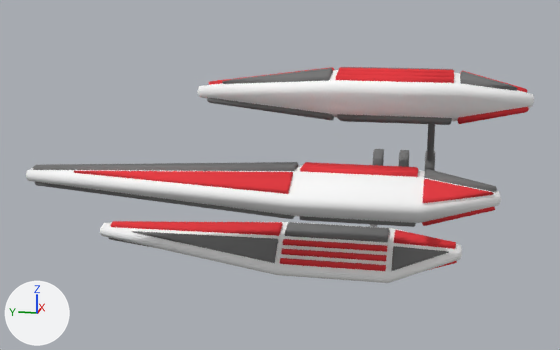
What one commit did to the Blender file work/claw.blend.
Camera for both pictures: a 50 mm camera at (-6.08, -0.21, 1.34) aimed at (-0.71, 0.86, 0.0). The lights are fixed; the arrows at lower left show +X, +Y and +Z. The same objects are shown in both versions, whatever each file hides.

Objects in the first picture: 'Wings-4', 'Wings-4-Color', 'Wings-4-Dark'.
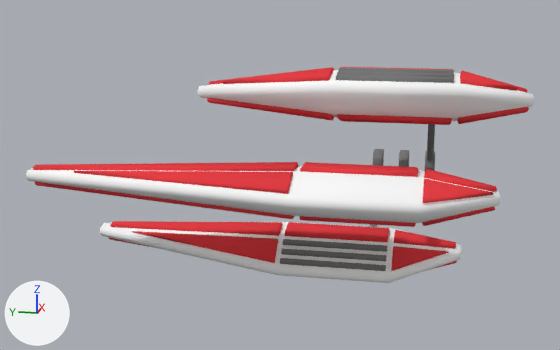
Where the change shows, as pixel boxes [x1, y1, x2, y2] in the pictures (560 x 350 px):
```json
{"part": 1, "of": "me_cube_032", "change": "added", "after": [460, 71, 517, 91], "on screen": "red"}
{"part": 2, "of": "me_cube_032", "change": "added", "after": [391, 246, 449, 271], "on screen": "red"}
{"part": 3, "of": "me_cube_032", "change": "deleted", "before": [338, 67, 454, 74], "on screen": "red"}
{"part": 4, "of": "me_cube_032", "change": "deleted", "before": [337, 71, 454, 78], "on screen": "red"}
{"part": 5, "of": "me_cube_032", "change": "deleted", "before": [336, 75, 454, 83], "on screen": "red"}
{"part": 6, "of": "me_cube_032", "change": "deleted", "before": [281, 248, 387, 261], "on screen": "red"}
{"part": 7, "of": "me_cube_032", "change": "deleted", "before": [280, 258, 386, 271], "on screen": "red"}
{"part": 8, "of": "me_cube_032", "change": "built on", "before": [283, 239, 387, 252], "after": [33, 67, 497, 263]}
{"part": 9, "of": "me_cube_009", "change": "deleted", "before": [33, 67, 517, 271]}
{"part": 10, "of": "me_cube_009", "change": "built on", "before": [132, 222, 389, 263], "after": [280, 67, 454, 271]}
```

The change, as JSON lines over the scene's bpy script:
```json
{"block": "me_cube_032", "where": "# used by ob_wings_4_color; location = (0.0, 0.0, 0.0)"}
{"op": "remove", "block": "me_cube_032", "code": "me_cube_032.from_pydata(...)  # 186 vertices, 140 faces; spans x -1.41..-0.46, y -0.83..2.27, z -0.78..0.8"}
{"op": "add", "block": "me_cube_032", "code": "me_cube_032.from_pydata(...)  # 270 vertices, 204 faces; spans x -1.41..-0.46, y -0.83..2.61, z -0.78..0.8"}
{"block": "me_cube_032", "change": "me_cube_032 part 1: the loose piece of 9 vertices spanning x -1.41..-1.11, y -0.61..-0.17, z 0.04..0.15 is copied, and the copy is turned 16.1 degrees about the y axis through its middle and scaled by 0.842, then moved by (0.39, -0.17, 0.65); it spans x -1.0..-0.76, y -0.75..-0.37, z 0.66..0.79"}
{"block": "me_cube_032", "change": "me_cube_032 part 2: the loose piece of 9 vertices spanning x -1.41..-1.11, y -0.61..-0.17, z 0.04..0.15 is copied, and the copy is turned -17.5 degrees about the y axis through its middle and scaled by 0.899, then moved by (0.51, 0.22, -0.63); it spans x -0.86..-0.6, y -0.37..0.03, z -0.63..-0.48"}
{"block": "me_cube_032", "change": "me_cube_032 part 3: the loose piece of 12 vertices spanning x -0.87..-0.83, y -0.33..0.43, z 0.76..0.8 is deleted"}
{"block": "me_cube_032", "change": "me_cube_032 part 4: the loose piece of 12 vertices spanning x -0.94..-0.9, y -0.33..0.43, z 0.75..0.78 is deleted"}
{"block": "me_cube_032", "change": "me_cube_032 part 5: the loose piece of 12 vertices spanning x -1.02..-0.97, y -0.33..0.43, z 0.73..0.77 is deleted"}
{"block": "me_cube_032", "change": "me_cube_032 part 6: the loose piece of 12 vertices spanning x -0.82..-0.78, y 0.07..0.83, z -0.57..-0.53 is deleted"}
{"block": "me_cube_032", "change": "me_cube_032 part 7: the loose piece of 12 vertices spanning x -0.87..-0.83, y 0.07..0.83, z -0.63..-0.58 is deleted"}
{"block": "me_cube_032", "change": "me_cube_032 part 8: 12 vertices removed from x -0.77..-0.73, y 0.07..0.83, z -0.52..-0.47; 138 vertices added at x -1.2..-0.46, y -0.63..2.61, z -0.78..0.8"}
{"block": "me_cube_009", "where": "# used by ob_wings_4_dark; location = (0.0, 0.0, 0.0)"}
{"op": "remove", "block": "me_cube_009", "code": "me_cube_009.from_pydata(...)  # 498 vertices, 427 faces, 12 loose edges; spans x -1.2..0.0, y -0.75..2.61, z -0.78..0.8"}
{"op": "add", "block": "me_cube_009", "code": "me_cube_009.from_pydata(...)  # 432 vertices, 363 faces, 24 loose edges; spans x -1.05..0.0, y -0.69..2.22, z -0.65..0.8"}
{"block": "me_cube_009", "change": "me_cube_009 part 9: 12 loose pieces with 135 vertices, spanning x -1.2..-0.46, y -0.75..2.61, z -0.78..0.8, are deleted"}
{"block": "me_cube_009", "change": "me_cube_009 part 10"}
{"block": "me_cube_009", "change": "27 vertices are removed from x -1.1..-0.55, y -0.69..2.22, z -0.62..0.6"}
{"block": "me_cube_009", "change": "16 faces are deleted"}
{"block": "me_cube_009", "change": "12 loose edges are deleted"}
{"block": "me_cube_009", "change": "57 vertices are added at x -1.05..-0.49, y -0.69..2.22, z -0.65..0.8"}
{"block": "me_cube_009", "change": "24 new vertices lie (0.0, 0.76, 0.0) away from vertices in x -1.02..-0.73, y -0.33..0.07, z -0.63..0.79"}
{"block": "me_cube_009", "change": "9 new vertices lie (0.0, 0.74, 0.0) away from vertices in x -1.01..-0.77, y -0.32..0.08, z -0.6..0.8"}
{"block": "me_cube_009", "change": "6 new vertices lie (0.0, 0.79, 0.0) away from vertices in x -1.05..-0.49, y -0.34..0.06, z -0.65..0.68"}
{"block": "me_cube_009", "change": "24 loose edges are added"}
{"block": "me_cube_009", "change": "54 new faces join them"}
```
